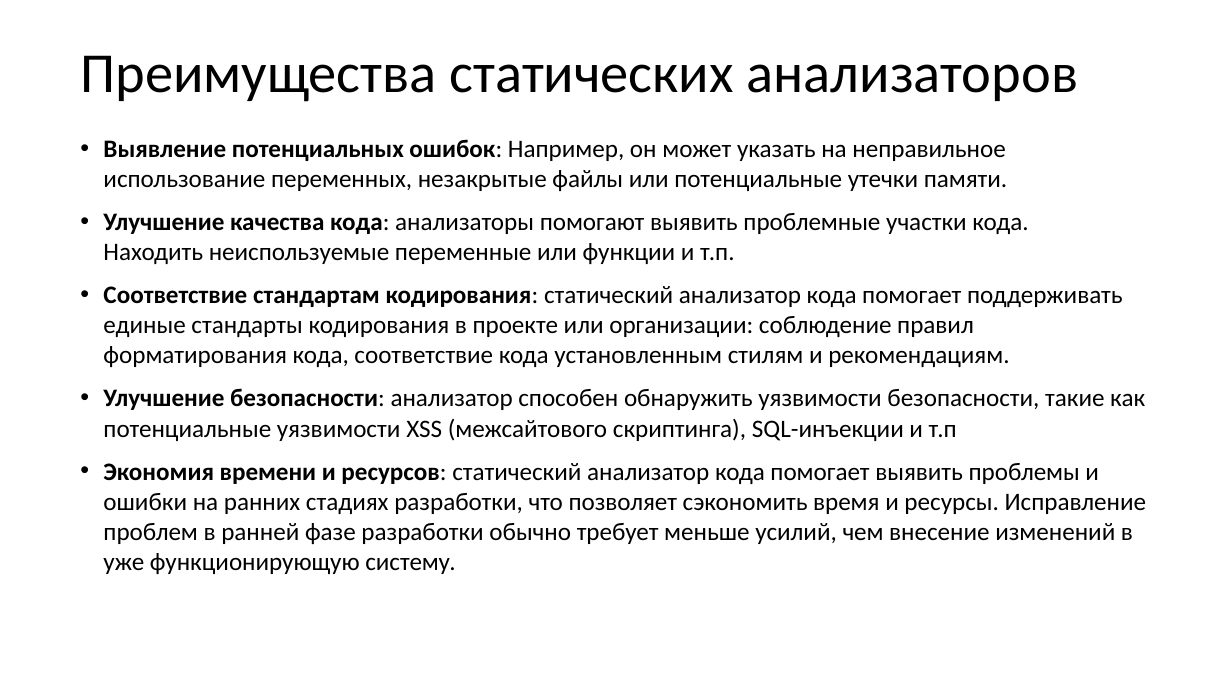
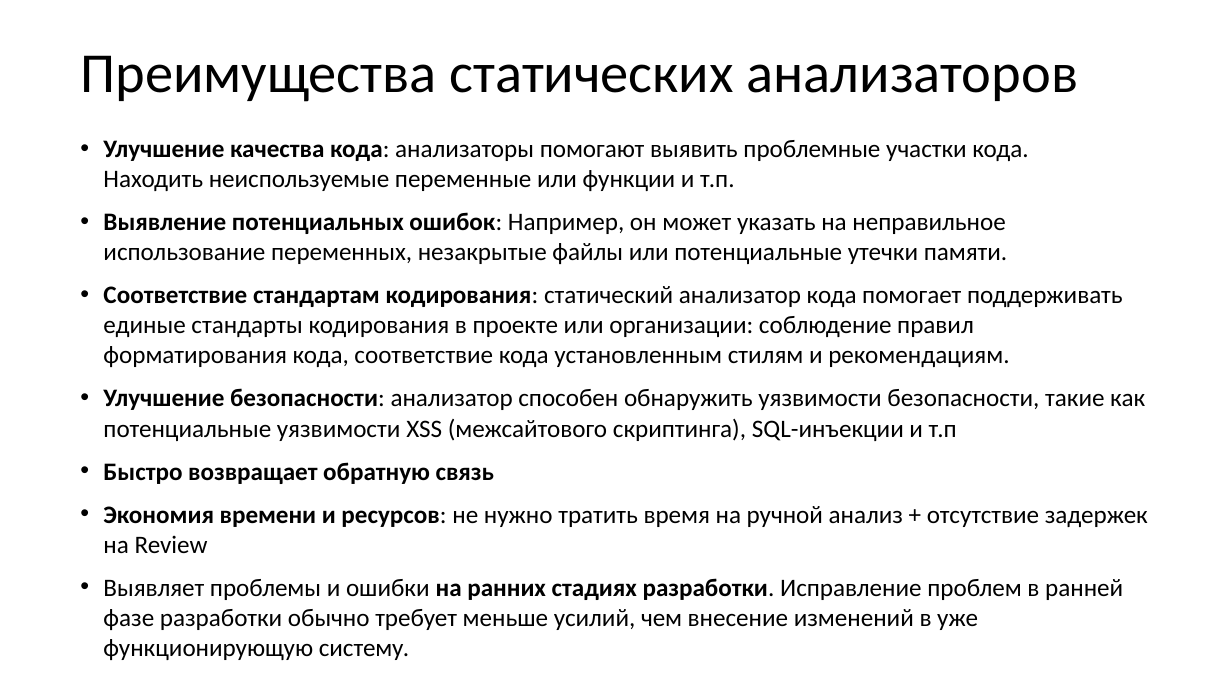
Before and after one commit to xtrueman/prog_instruments, a slide deck: slide 10 of presentations/StaticAnalysers.pptx. Drawn at 1232x693 pixels with LibreOffice and Linux fonts; fonts in the diff are those of the drawing. Boxes give left, top, right and bottom in pixels: in the first picture for what was removed or moved away, otherwise in the second. Text is boxed around its words. In the diff, an @@ line names an element or a change of style, - is before the commit and + after.

```diff
--- a/presentations/StaticAnalysers.pptx
+++ b/presentations/StaticAnalysers.pptx
@@ text at [103, 140, 1028, 191]: paragraph added @@
+• Улучшение качества кода: анализаторы помогают выявить проблемные участки кода.
+  Находить неиспользуемые переменные или функции и т.п.
@@ text at [103, 213, 1028, 264]: paragraph removed @@
-• Улучшение качества кода: анализаторы помогают выявить проблемные участки кода.
-  Находить неиспользуемые переменные или функции и т.п.
@@ text at [103, 462, 1148, 660]: text changed @@
-• Экономия времени и ресурсов: статический анализатор кода помогает выявить проблемы и ошибки на ранних стадиях разработки, что позволяет сэкономить время и ресурсы. Исправление проблем в ранней фазе разработки обычно требует меньше усилий, чем внесение изменений в уже функционирующую систему.
+• Быстро возвращает обратную связь
+• Экономия времени и ресурсов: не нужно тратить время на ручной анализ + отсутствие задержек на Review
+• Выявляет проблемы и ошибки на ранних стадиях разработки. Исправление проблем в ранней фазе разработки обычно требует меньше усилий, чем внесение изменений в уже функционирующую систему.
```
Also in this commit, not shown: 21 other slides changed, 5 slides added, 1 slide removed.
